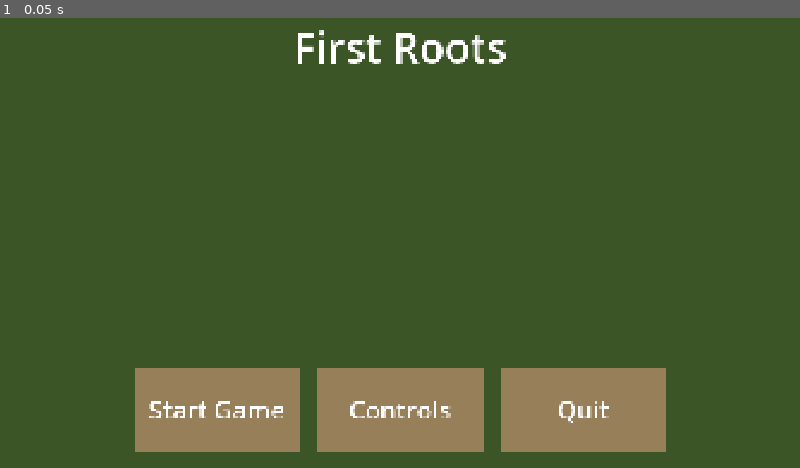
Above: before the commit, frame 1.
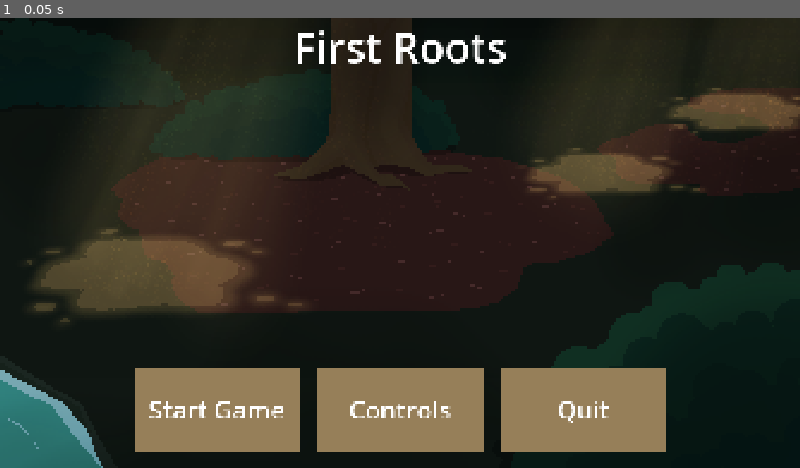
Above: after the commit, the same moment.

Repository: Robin-Bareham/GJ26-GrowSomethingNew
Game: Godot game, scene res://Scenes/woods.tscn
Two runs of this game, one before a commit and one after it. Both use one fixed random seed, a clock stepped at 60 frames per second and the inputs below.
Inputs:
- Up to frame 1 (0.05 s): no input

The runs differ from the first frame. In frame 1, 87% of the frame differs, in the area x 0-100%, y 0-100%.

Commit message:
Changed controls n menu pngs

Diff:
--- a/Scenes/controls.tscn
+++ b/Scenes/controls.tscn
@@ -1,19 +1,45 @@
-[gd_scene load_steps=4 format=3 uid="uid://dww0mwgtu4li8"]
+[gd_scene load_steps=5 format=3 uid="uid://dww0mwgtu4li8"]
 
 [ext_resource type="StyleBox" uid="uid://dtk484ihyqfbi" path="res://Assets/Styles/SBF_deselected.tres" id="1_8qavf"]
 [ext_resource type="Script" uid="uid://b7yfvbsykgvci" path="res://Scripts/menu.gd" id="1_e8c2f"]
 [ext_resource type="Texture2D" uid="uid://ba1tadjoa5yto" path="res://Assets/Cutscenes/Controls.png" id="2_ejwpf"]
+[ext_resource type="Texture2D" uid="uid://tsu5jvurwpwh" path="res://Assets/Cutscenes/Menu.png" id="2_m0n3a"]
 
 [node name="controls" type="CanvasLayer"]
 script = ExtResource("1_e8c2f")
+
+[node name="menubg" type="TextureRect" parent="."]
+anchors_preset = 15
+anchor_right = 1.0
+anchor_bottom = 1.0
+grow_horizontal = 2
+grow_vertical = 2
+texture = ExtResource("2_m0n3a")
+
+[node name="ColorRect2" type="ColorRect" parent="."]
+anchors_preset = 15
+anchor_right = 1.0
+anchor_bottom = 1.0
+offset_left = 45.0
+offset_top = 203.0
+offset_right = -947.0
+offset_bottom = -364.0
+grow_horizontal = 2
+grow_vertical = 2
+color = Color(0.235294, 0.333333, 0.152941, 0.470588)
 
 [node name="ColorRect" type="ColorRect" parent="."]
 anchors_preset = 15
 anchor_right = 1.0
 anchor_bottom = 1.0
+offset_left = 998.0
+offset_top = 92.0
+offset_right = 6.0
+offset_bottom = -475.0
 grow_horizontal = 2
 grow_vertical = 2
-color = Color(0.235294, 0.333333, 0.152941, 1)
+scale = Vector2(0.84, 1.4)
+color = Color(0.235294, 0.333333, 0.152941, 0.470588)
 
 [node name="TextureRect" type="TextureRect" parent="."]
 offset_right = 1920.0
--- a/Scenes/menu.tscn
+++ b/Scenes/menu.tscn
@@ -1,18 +1,28 @@
-[gd_scene load_steps=3 format=3 uid="uid://bbwwmfpn0xp0b"]
+[gd_scene load_steps=4 format=3 uid="uid://bbwwmfpn0xp0b"]
 
 [ext_resource type="StyleBox" uid="uid://dtk484ihyqfbi" path="res://Assets/Styles/SBF_deselected.tres" id="1_1rerr"]
 [ext_resource type="Script" uid="uid://b7yfvbsykgvci" path="res://Scripts/menu.gd" id="1_xhh6f"]
+[ext_resource type="Texture2D" uid="uid://tsu5jvurwpwh" path="res://Assets/Cutscenes/Menu.png" id="2_cayip"]
 
 [node name="menu" type="CanvasLayer"]
 script = ExtResource("1_xhh6f")
 
 [node name="ColorRect" type="ColorRect" parent="."]
+visible = false
 anchors_preset = 15
 anchor_right = 1.0
 anchor_bottom = 1.0
 grow_horizontal = 2
 grow_vertical = 2
 color = Color(0.236784, 0.334107, 0.151257, 1)
+
+[node name="TextureRect" type="TextureRect" parent="."]
+anchors_preset = 15
+anchor_right = 1.0
+anchor_bottom = 1.0
+grow_horizontal = 2
+grow_vertical = 2
+texture = ExtResource("2_cayip")
 
 [node name="Title" type="Label" parent="."]
 anchors_preset = 10
--- a/Scripts/main.gd
+++ b/Scripts/main.gd
@@ -240,10 +240,10 @@
 	mini_ui.hide()
 	GlobalScript.activating_minigame = false
 	GlobalScript.current_energy -= 10
-	#if(GlobalScript.current_energy <= 0):
-		#GlobalScript.day_over = true
-		#GlobalScript.activate_cutscene = true
-		#return
+	if(GlobalScript.current_energy <= 0 && GlobalScript.day == 4):
+		GlobalScript.day_over = true
+		GlobalScript.activate_cutscene = true
+		return
 	if(GlobalScript.minigame_goal_image != ""):
 		dia_ui.boxActivated(GlobalScript.minigame_goal_image,0)
 	GlobalScript.minigame_goal_image = ""
--- a/Scripts/menu.gd
+++ b/Scripts/menu.gd
@@ -1,6 +1,7 @@
 extends CanvasLayer
 
 @onready var list: Array
+@onready var menubg = $menubg
 
 var selected_box = -1
 var previous = true #True = menu, false = pause
Binary file changed: Assets/Cutscenes/Controls.png
Binary file added: Assets/Cutscenes/Menu.png
Not shown, added: Assets/Cutscenes/Menu.png.import
